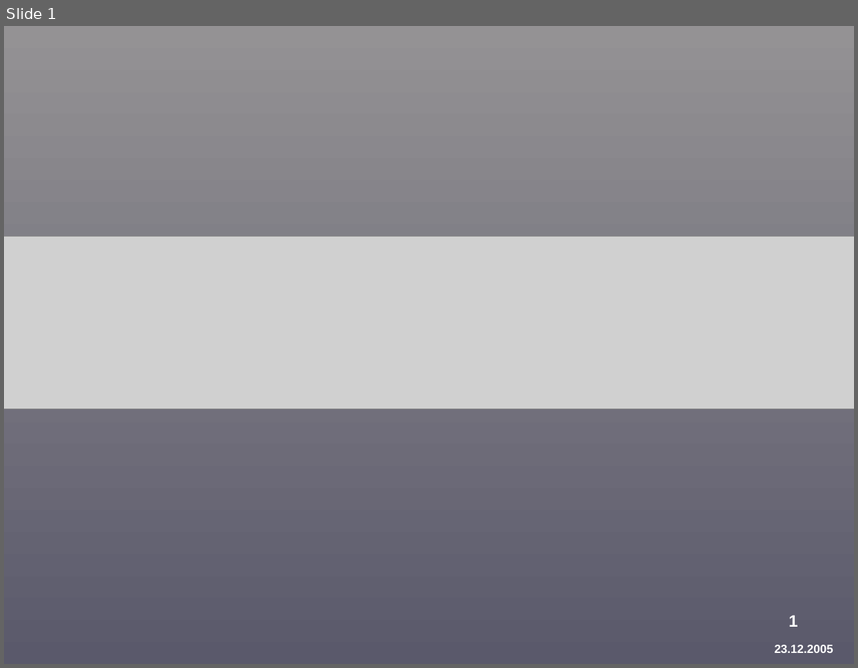
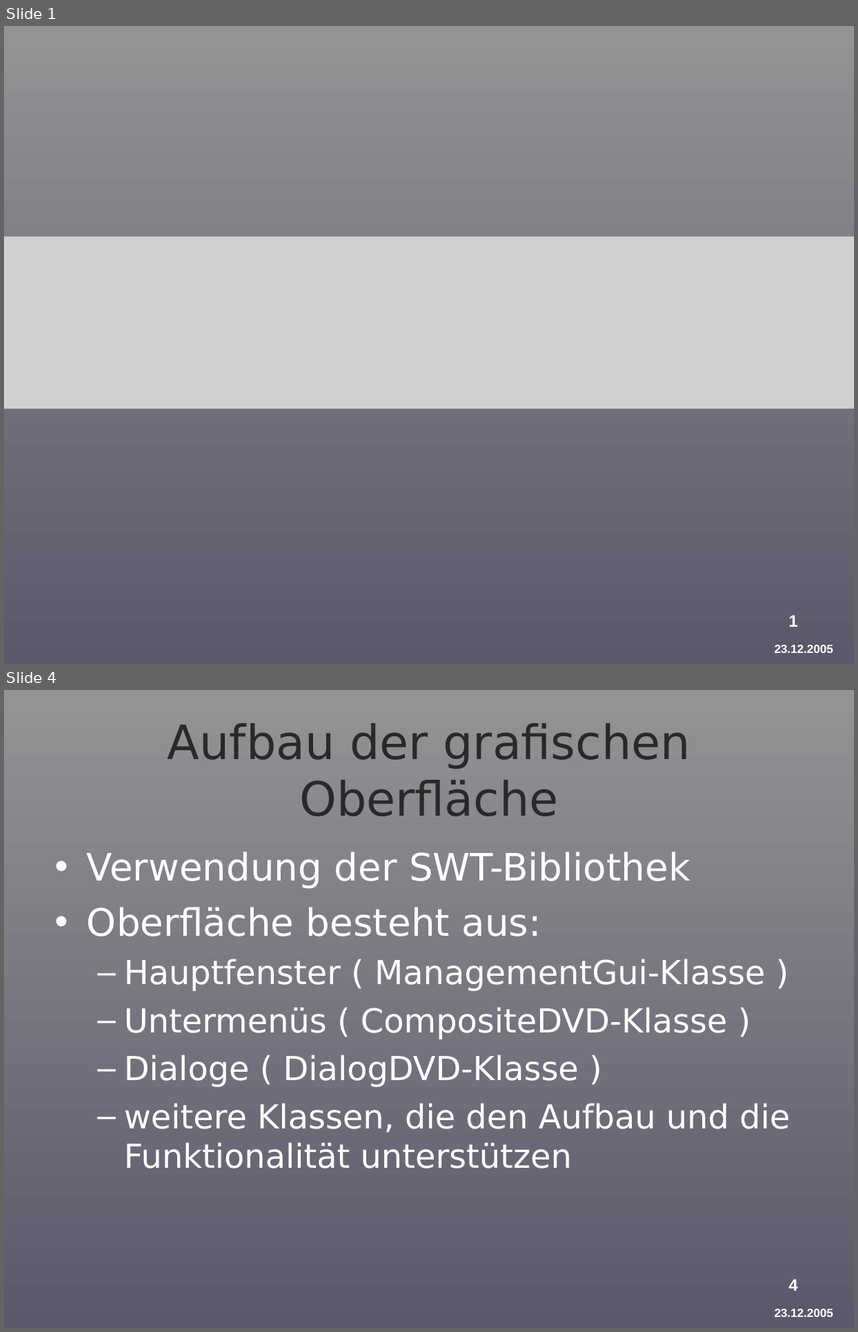
Before and after one commit to BackupTheBerlios/provirent-svn, a slide deck: docu/präsentation/Provirent-Vortrag-2-Griesch.ppt. Shown one above the other, each under a label of ours: slide 1 before the commit, slides 1 and 4 after it; the slides between them are not shown. The pictures are 858x668 and 858x1332 pixels, drawn with LibreOffice and Linux fonts; fonts in the diff are those of the drawing; grey boxes stand for pictures; background and template pictures are left out. Boxes give left, top, right and bottom in pixels: in the first picture for what was removed or moved away, otherwise in the second. Text is boxed around its words. In the diff, an @@ line names an element or a change of style, - is before the commit and + after.

```diff
--- a/docu/präsentation/Provirent-Vortrag-2-Griesch.ppt
+++ b/docu/präsentation/Provirent-Vortrag-2-Griesch.ppt
@@ slide 4 added at (4,690,854,1328), background gradient #949294 to #5A596B; not listed: 2 template elements that a slide beside it also shows @@
@@ title added at (168,723,691,816), 40 pt, text #292929 @@
+Aufbau der grafischen Oberfläche
@@ text added at (87,851,790,1168), 28 pt, text #FFFFFF @@
+• Verwendung der SWT-Bibliothek
+• Oberfläche besteht aus:
+  – Hauptfenster ( ManagementGui-Klasse )
+  – Untermenüs ( CompositeDVD-Klasse )
+  – Dialoge ( DialogDVD-Klasse )
+  – weitere Klassen, die den Aufbau und die Funktionalität unterstützen
```
Also in this commit, not shown: 2 slides changed, 5 other slides added, 2 slides removed, 1 other file.
